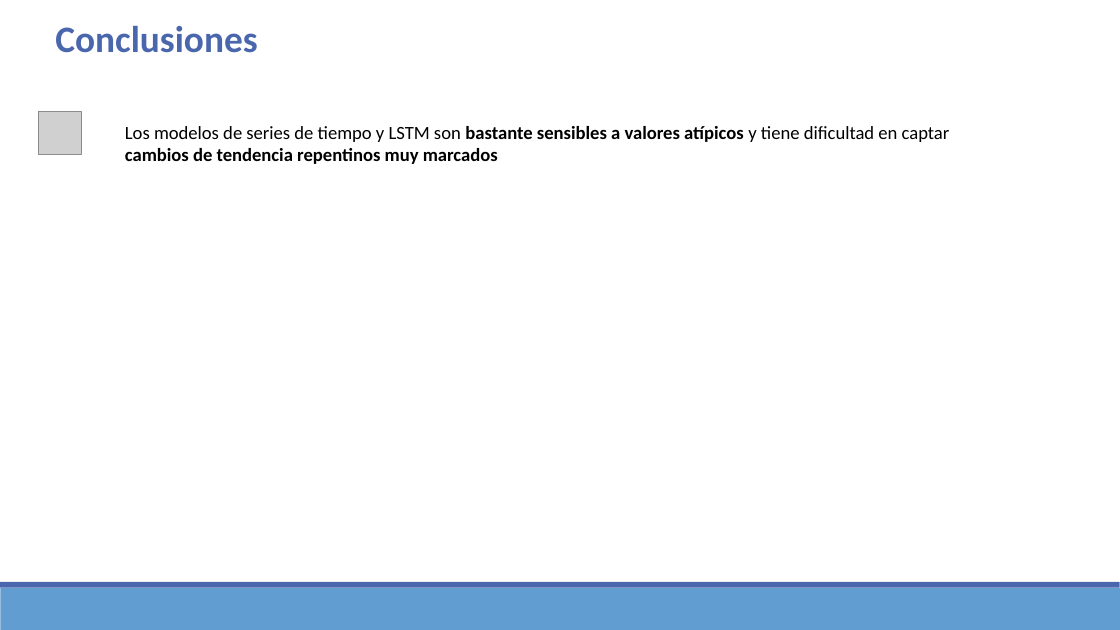
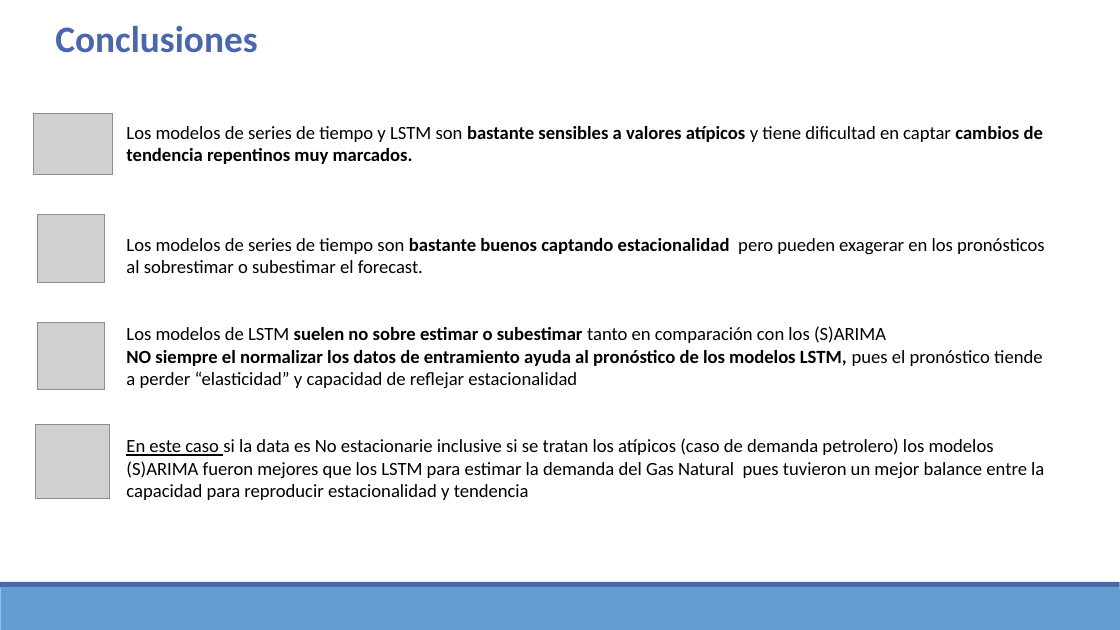
Before and after one commit to Sergio-Ibarra-1795/Diplomado_UNAM_DC_Full_gitHub, a slide deck: slide 17 of Diplomado_DS_Proyecto_Final/Proyecto_final_Diplomado_DS_UNAM_v2.pptx (slide 16 before the commit). Drawn at 1120x630 pixels with LibreOffice and Linux fonts; fonts in the diff are those of the drawing; grey boxes stand for pictures. Boxes give left, top, right and bottom in pixels: in the first picture for what was removed or moved away, otherwise in the second. Text is boxed around its words. In the diff, an @@ line names an element or a change of style, - is before the commit and + after.

```diff
--- a/Diplomado_DS_Proyecto_Final/Proyecto_final_Diplomado_DS_UNAM_v2.pptx
+++ b/Diplomado_DS_Proyecto_Final/Proyecto_final_Diplomado_DS_UNAM_v2.pptx
@@ picture added at bbox=[34, 113, 113, 175] @@
@@ picture removed at bbox=[38, 112, 81, 155] @@
@@ text at bbox=[126, 126, 1045, 500]: text changed; bold off @@
-Los modelos de series de tiempo y LSTM son bastante sensibles a valores atípicos y tiene dificultad en captar cambios de tendencia repentinos muy marcados
+Los modelos de series de tiempo y LSTM son bastante sensibles a valores atípicos y tiene dificultad en captar cambios de tendencia repentinos muy marcados.
+Los modelos de series de tiempo son bastante buenos captando estacionalidad pero pueden exagerar en los pronósticos al sobrestimar o subestimar el forecast.
+Los modelos de LSTM suelen no sobre estimar o subestimar tanto en comparación con los (S)ARIMA
+NO siempre el normalizar los datos de entramiento ayuda al pronóstico de los modelos LSTM, pues el pronóstico tiende a perder “elasticidad” y capacidad de reflejar estacionalidad
+En este caso si la data es No estacionarie inclusive si se tratan los atípicos (caso de demanda petrolero) los modelos (S)ARIMA fueron mejores que los LSTM para estimar la demanda del Gas Natural pues tuvieron un mejor balance entre la capacidad para reproducir estacionalidad y tendencia
@@ picture added at bbox=[37, 215, 104, 282] @@
@@ picture added at bbox=[37, 323, 104, 390] @@
@@ picture added at bbox=[36, 424, 110, 498] @@
```
Also in this commit, not shown: 3 other slides changed, 1 slide added, 11 other files.
